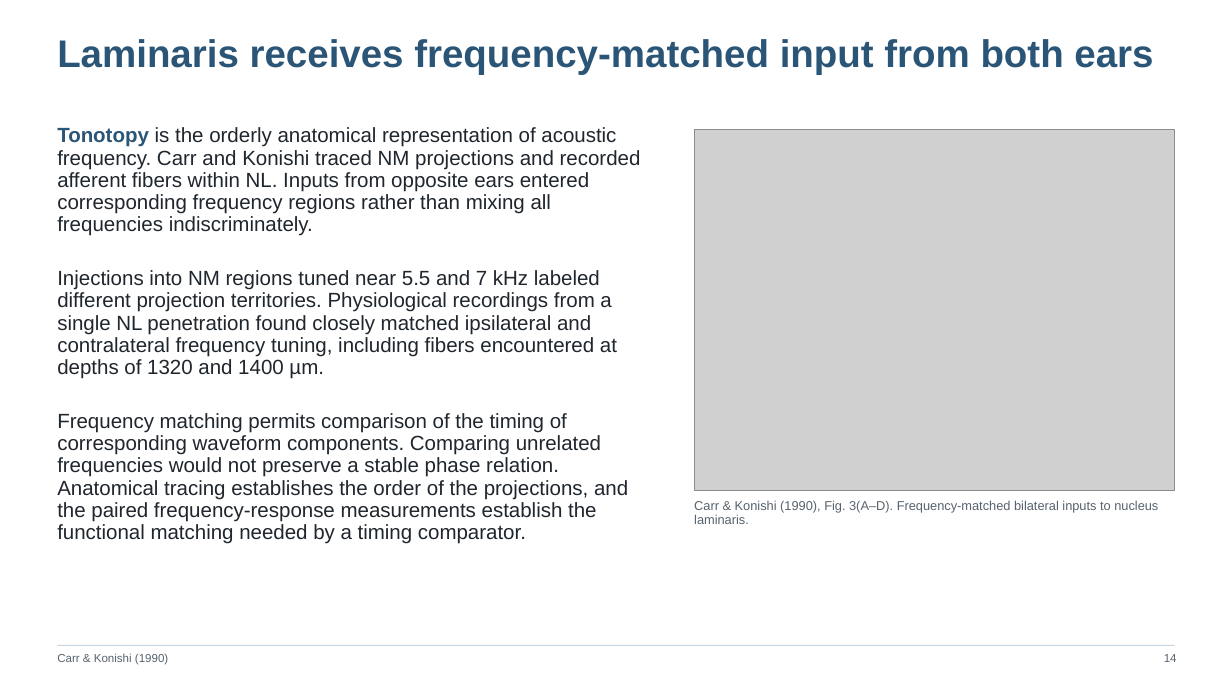
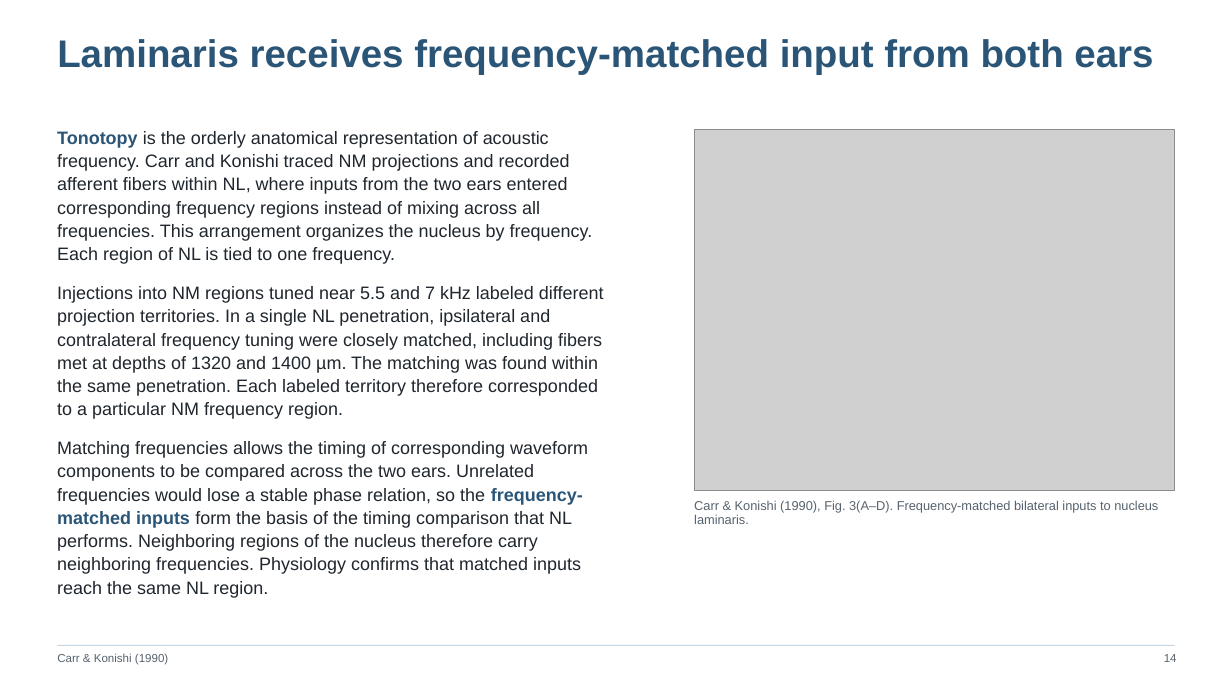
Before and after one commit to jordanxxlopez/NEUROETHOLOGY, a slide deck: slide 18 of scaffolded/Neuroethology_Lecture18_FA2026_SCAFFOLDED.pptx (slide 19 before the commit). Drawn at 1232x693 pixels with LibreOffice and Linux fonts; fonts in the diff are those of the drawing; grey boxes stand for pictures. Boxes give left, top, right and bottom in pixels: in the first picture for what was removed or moved away, otherwise in the second. Text is boxed around its words. In the diff, an @@ line names an element or a change of style, - is before the commit and + after.

```diff
--- a/scaffolded/Neuroethology_Lecture18_FA2026_SCAFFOLDED.pptx
+++ b/scaffolded/Neuroethology_Lecture18_FA2026_SCAFFOLDED.pptx
@@ text at (x1=57, y1=131, x2=604, y2=598): text changed; size 16 to 14 pt @@
-Tonotopy is the orderly anatomical representation of acoustic frequency. Carr and Konishi traced NM projections and recorded afferent fibers within NL. Inputs from opposite ears entered corresponding frequency regions rather than mixing all frequencies indiscriminately.
+Tonotopy is the orderly anatomical representation of acoustic frequency. Carr and Konishi traced NM projections and recorded afferent fibers within NL, where inputs from the two ears entered corresponding frequency regions instead of mixing across all frequencies. This arrangement organizes the nucleus by frequency. Each region of NL is tied to one frequency.
+Injections into NM regions tuned near 5.5 and 7 kHz labeled different projection territories. In a single NL penetration, ipsilateral and contralateral frequency tuning were closely matched, including fibers met at depths of 1320 and 1400 µm. The matching was found within the same penetration. Each labeled territory therefore corresponded to a particular NM frequency region.
+Matching frequencies allows the timing of corresponding waveform components to be compared across the two ears. Unrelated frequencies would lose a stable phase relation, so the frequency-matched inputs form the basis of the timing comparison that NL performs. Neighboring regions of the nucleus therefore carry neighboring frequencies. Physiology confirms that matched inputs reach the same NL region.
@@ text removed at (x1=57, y1=270, x2=617, y2=379) @@
-Injections into NM regions tuned near 5.5 and 7 kHz labeled different projection territories. Physiological recordings from a single NL penetration found closely matched ipsilateral and contralateral frequency tuning, including fibers encountered at depths of 1320 and 1400 µm.
@@ text removed at (x1=57, y1=413, x2=628, y2=544) @@
-Frequency matching permits comparison of the timing of corresponding waveform components. Comparing unrelated frequencies would not preserve a stable phase relation. Anatomical tracing establishes the order of the projections, and the paired frequency-response measurements establish the functional matching needed by a timing comparator.
```
Also in this commit, not shown: 46 other slides changed, 11 slides added, 11 slides removed, 3 other files.
